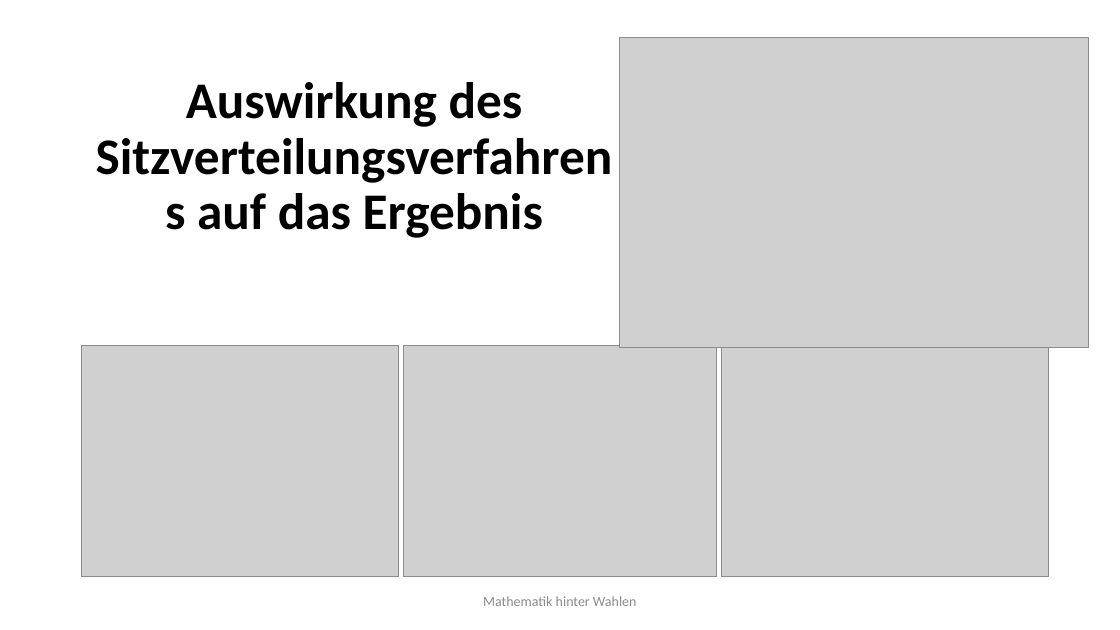
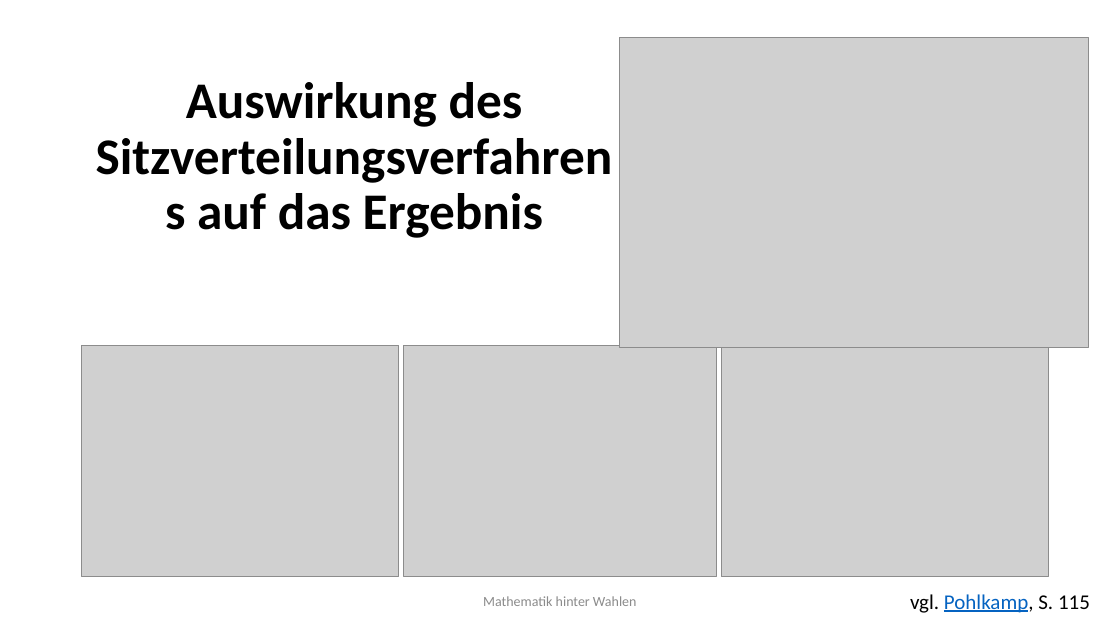
Before and after one commit to MI-Didaktik/Wahlsysteme, a slide deck: slide 19 of Dokumentation/Workshop_Folien.pptx. Drawn at 1120x630 pixels with LibreOffice and Linux fonts; fonts in the diff are those of the drawing; grey boxes stand for pictures. Boxes give left, top, right and bottom in pixels: in the first picture for what was removed or moved away, otherwise in the second. Text is boxed around its words. In the diff, an @@ line names an element or a change of style, - is before the commit and + after.

```diff
--- a/Dokumentation/Workshop_Folien.pptx
+++ b/Dokumentation/Workshop_Folien.pptx
@@ text added at box(910, 594, 1090, 613), 18 pt, text #000000 @@
+vgl. Pohlkamp, S. 115
```
Also in this commit, not shown: 2 other slides changed, 2 other files.
